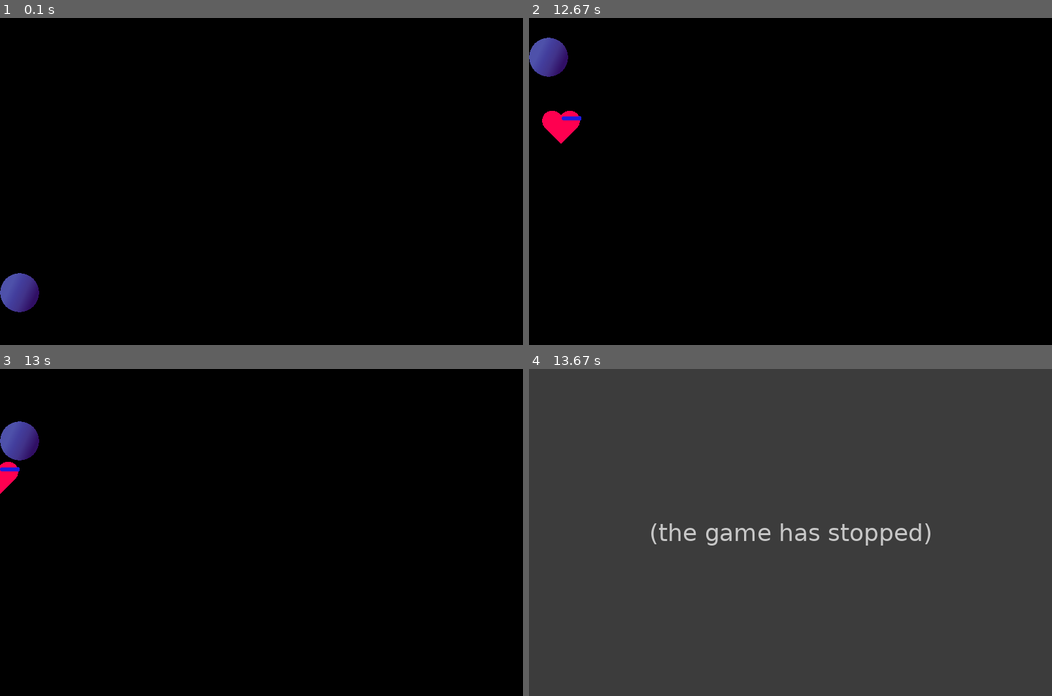
Above: before the commit, frames 1-4 (two rows, left to right).
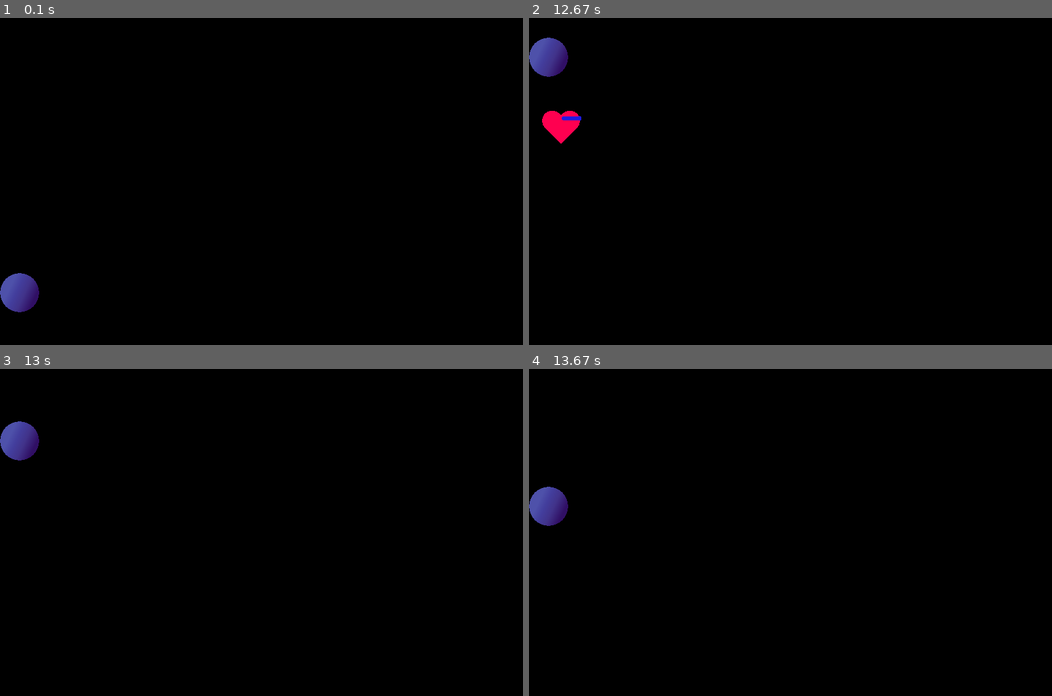
Above: after the commit, the same moments.

Repository: JulianH99/pygame2017
Game: pygame game, started from powerups/main.py
Same seed, same stepped clock (60 frames per second), same inputs: the game is played once before the commit and once after it.
Inputs:
- Up to frame 1 (0.1 s): no input
- Up to frame 2 (12.67 s): no input
- Up to frame 3 (13 s): no input
- Up to frame 4 (13.67 s): no input

Frames 1-2 are identical in both runs. In frame 3, 0.2% of the frame differs, in the area x 0-4%, y 28-39%; in frame 4, 100%, in the area x 0-100%, y 0-100%.
Error before the commit: AttributeError: 'Ball' object has no attribute 'life_points' (main.py line 63); the game stopped at 13 s (later frames are placeholders)

Commit message:
Agregada las propiedades necesarias a las clases para que funcione correctamente

Diff:
--- a/powerups/classes/Powerup_generator.py
+++ b/powerups/classes/Powerup_generator.py
@@ -2,6 +2,7 @@
 
 from powerups.classes.effects import *
 from powerups.classes.powerup import PowerUp
+from pygame import time
 import random
 
 POWERUP_INTERVAL = 7 * 1000  # intervalo en milisegundos
--- a/powerups/classes/ball.py
+++ b/powerups/classes/ball.py
@@ -36,3 +36,27 @@
     @property
     def rect(self):
         return self.__rect
+
+    @property
+    def speed(self):
+        return self.__speed
+
+    @speed.setter
+    def speed(self, value):
+        self.__speed = value
+
+    @property
+    def life_points(self):
+        return self.__life_points
+
+    @life_points.setter
+    def life_points(self, value):
+        self.__life_points = value
+
+    @property
+    def score(self):
+        return self.__score
+
+    @score.setter
+    def score(self, value):
+        self.__score = value
--- a/powerups/classes/effects.py
+++ b/powerups/classes/effects.py
@@ -4,6 +4,8 @@
 from abc import ABCMeta, abstractmethod
 
 IMAGES_PATH = "./img/"
+
+EFFECT_DURATION = 5 * 1000
 
 
 # definicion de la clase Effect
--- a/powerups/classes/powerup.py
+++ b/powerups/classes/powerup.py
@@ -46,6 +46,9 @@
     def update(self):
         self.__rect.x += self.__x_speed
 
+        if self.rect.x < -10:
+            self.disappear()
+
     @property
     def image(self):
         return self.__image
@@ -53,3 +56,7 @@
     @property
     def rect(self):
         return self.__rect
+
+    @property
+    def effect(self):
+        return self.__effect
--- a/powerups/main.py
+++ b/powerups/main.py
@@ -2,6 +2,7 @@
 from pygame.locals import *
 from classes.Powerup_generator import PowerupGenerator, POWERUP_INTERVAL
 from classes.ball import Ball
+from classes.effects import EFFECT_DURATION
 
 
 
@@ -38,6 +39,11 @@
 
 clock = pygame.time.Clock()
 
+# configuracion para la duracion del efecto
+
+effect_reset_ready = 0
+dt = clock.tick()
+
 
 def main():
     running = True
@@ -51,6 +57,7 @@
                 power_up = powerup_generator.generate()
                 sprite_group.add(power_up)
 
+
         # update sprites
         sprite_group.update()
 
@@ -62,6 +69,7 @@
                 sprite_group.remove(power_up)
                 print("Puntos de vida aumentados: {0}".format(ball.life_points))
 
+
         screen.fill((0, 0, 0))
 
         sprite_group.draw(screen)
@@ -69,7 +77,5 @@
         pygame.display.flip()
 
 
-
-
 if __name__ == '__main__':
     main()
